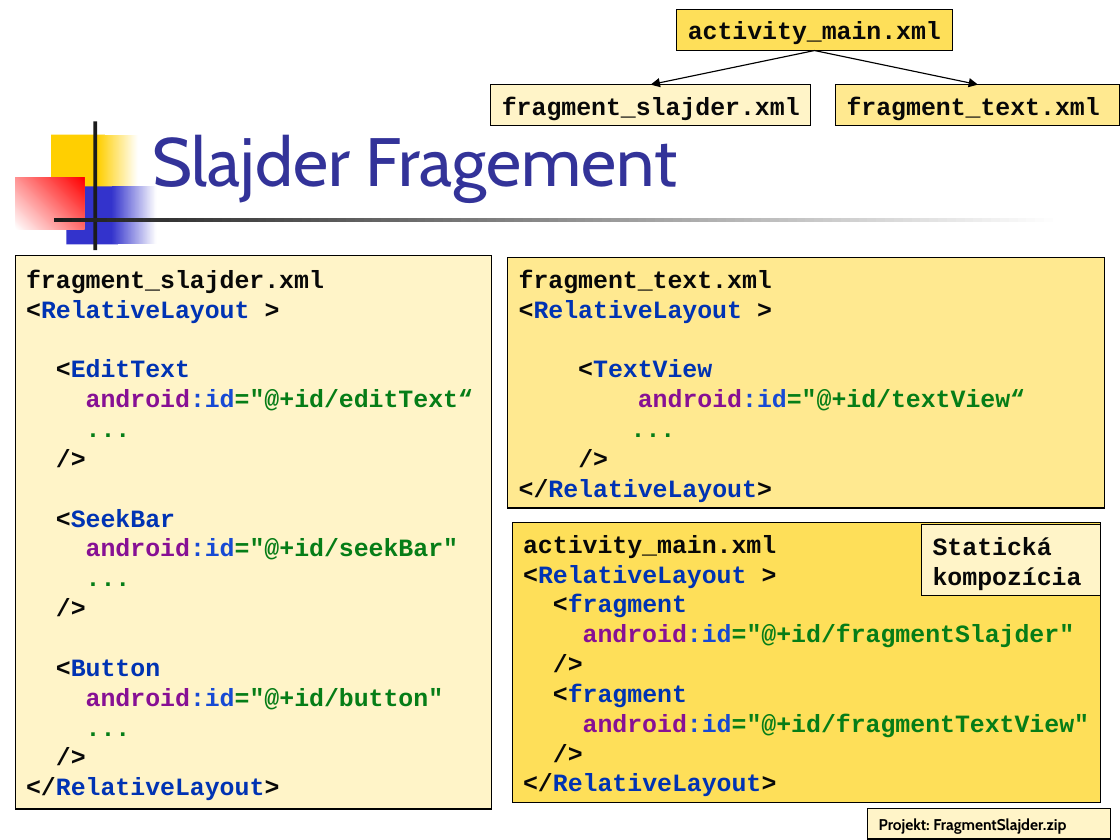
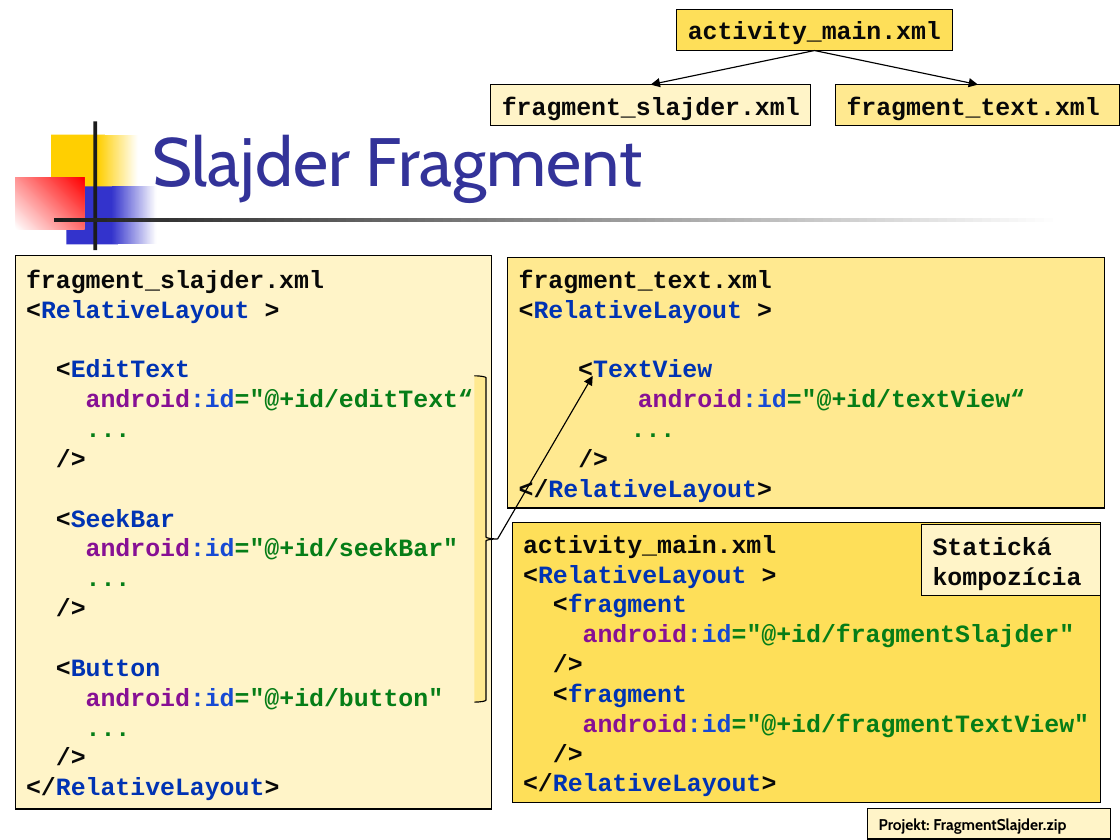
Before and after one commit to vmandro/Prednasky, a slide deck: slide 18 of 06/06_Android.ppt (slide 17 before the commit). Drawn at 1120x840 pixels with LibreOffice and Linux fonts; fonts in the diff are those of the drawing. Boxes give left, top, right and bottom in pixels: in the first picture for what was removed or moved away, otherwise in the second. Text is boxed around its words. In the diff, an @@ line names an element or a change of style, - is before the commit and + after.

```diff
--- a/06/06_Android.ppt
+++ b/06/06_Android.ppt
@@ title at [152,134,643,201]: text changed @@
-Slajder Fragement
+Slajder Fragment
@@ freeform shape added at [475,376,498,702], fill #FFE990, outline #000000 0.74 pt @@
@@ arrow added from (497, 539) to (592, 376), #000000 0.74 pt @@
```
Also in this commit, not shown: 27 other slides changed, 1 slide added, 2 other files.
